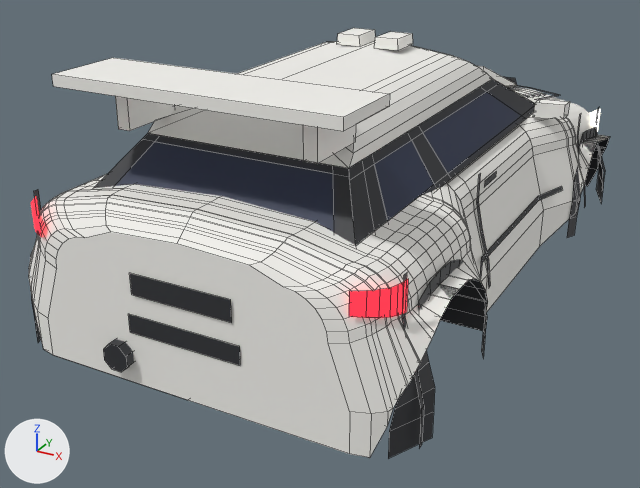
One commit to the FBX model assets/meshes/lynx/Lynx.fbx: the scene before it, then after it.
Rendered twice from a 50 mm lens placed at (6.49, -13.68, 5.36), pointed at (-0.53, -0.92, -1.01). The axes (+X, +Y, +Z) are drawn at lower left. The lights are the same throughout. The first picture is the older version. Mesh edges are drawn as thin lines on the coarser meshes.

In view in the first picture: 'ArchLip_RR', 'BumperRear', 'Cowl', 'Door_FR', 'Fender_RR', 'Opt_Wing_Rally_Wing', 'Opt_Wing_Rally_WingBlade', 'Pillars', 'RearWindow', 'Roof', 'Trunk', 'Window_FR' and 26 more.
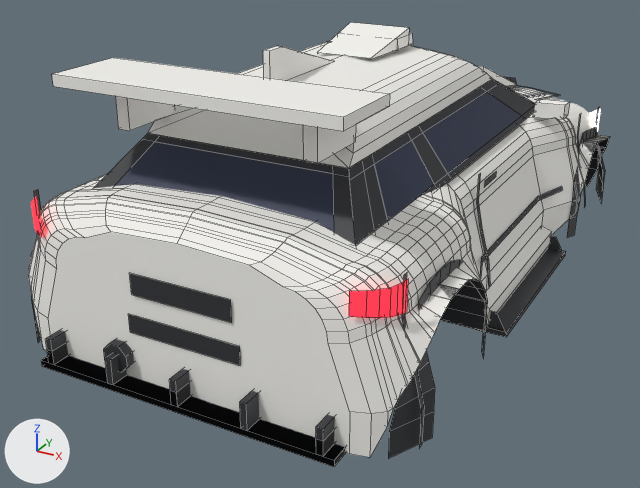
Pixel boxes (x1, y1, x2, y2) of what changed, in the pictures (640 x 488 px):
'Opt_Diffuser_Road_AccDiffuser', added: after (41, 344, 345, 467)
'Opt_Diffuser_Race_AccDiffuserRace', added: after (44, 330, 345, 466)
'Opt_Skirts_Blade_AccSideBlade_R', added: after (475, 236, 566, 337)
'Opt_Roof_Scoop_AccRoofScoop', added: after (317, 22, 409, 59)
'Opt_Skirts_Side_AccSkirt_R', added: after (486, 226, 551, 328)
'Opt_Roof_Fin_AccSharkFin', added: after (263, 46, 333, 80)

The change, as a list of edits to the scene's bpy script:
```text
Add me_opt_roof_fin_accsharkfin:
    me_opt_roof_fin_accsharkfin.from_pydata([(0.05, -3.05, 2.92), (0.05, -3.4, 2.92), (0.05, -3.4, 2.43), (0.05, -1.5, 2.43), (-0.05, -1.5, 2.43), (-0.05, -3.4, 2.43), (-0.05, -3.4, 2.92), (-0.05, -3.05, 2.92)], [], [(0, 1, 2, 3), (4, 5, 6, 7), (6, 1, 0, 7), (7, 0, 3, 4), (5, 2, 1, 6)])
    me_opt_roof_fin_accsharkfin.materials.append(mat_body)  # white #f7f6f1
Add me_opt_skirts_side_accskirt_r:
    me_opt_skirts_side_accskirt_r.from_pydata([(2.72, 1.75, -1.46), (2.88, 1.75, -1.46), (2.88, -1.75, -1.46), (2.72, -1.75, -1.46), (2.92, 1.75, -1.3), (2.92, -1.75, -1.3), (2.92, 1.75, -1.06), (2.92, -1.75, -1.06), (2.72, 1.75, -0.98), (2.72, -1.75, -0.98)], [], [(0, 1, 2, 3), (1, 4, 5, 2), (4, 6, 7, 5), (6, 8, 9, 7), (8, 6, 4, 1, 0), (3, 2, 5, 7, 9)])
    me_opt_skirts_side_accskirt_r.materials.append(mat_body)  # white #f7f6f1
Add me_opt_roof_scoop_accroofscoop:
    me_opt_roof_scoop_accroofscoop.from_pydata([(-0.48, -1.1, 2.44), (0.48, -1.1, 2.44), (0.55, 0.2, 2.72), (-0.55, 0.2, 2.72), (0.55, 0.2, 2.42), (0.48, -1.1, 2.42), (-0.48, -1.1, 2.42), (-0.55, 0.2, 2.42)], [], [(0, 1, 2, 3), (4, 2, 1, 5), (6, 0, 3, 7)])
    me_opt_roof_scoop_accroofscoop.materials.append(mat_body)  # white #f7f6f1
Add ob_opt_diffuser_road_accdiffuser:
    ob_opt_diffuser_road_accdiffuser = bpy.data.objects.new('Opt_Diffuser_Road_AccDiffuser', me_opt_diffuser_road_accdiffuser)  # a box spanning x -2.4..2.4, y -5.89..-5.34, z -1.44..-1.34; a box spanning x -2.25..-2.15, y -5.89..-5.34, z -1.34..-1.12; a box spanning x -0.05..0.05, y -5.89..-5.34, z -1.34..-1.12; a box spanning x 2.15..2.25, y -5.89..-5.34, z -1.34..-1.12; in mat_trim (dark grey #2f3035)
    ob_opt_diffuser_road_accdiffuser.location = (0.0, 0.0, 0.0)
Add ob_opt_roof_fin_accsharkfin:
    ob_opt_roof_fin_accsharkfin = bpy.data.objects.new('Opt_Roof_Fin_AccSharkFin', me_opt_roof_fin_accsharkfin)
    ob_opt_roof_fin_accsharkfin.location = (0.0, 0.0, 0.0)
Add ob_opt_diffuser_race_accdiffuserrace:
    ob_opt_diffuser_race_accdiffuserrace = bpy.data.objects.new('Opt_Diffuser_Race_AccDiffuserRace', me_opt_diffuser_race_accdiffuserrace)  # a box spanning x -2.4..2.4, y -5.89..-4.99, z -1.44..-1.34; a box spanning x -2.25..-2.15, y -5.89..-4.99, z -1.34..-0.94; a box spanning x -1.15..-1.05, y -5.89..-4.99, z -1.34..-0.94; a box spanning x -0.05..0.05, y -5.89..-4.99, z -1.34..-0.94; a box spanning x 1.05..1.15, y -5.89..-4.99, z -1.34..-0.94; a box spanning x 2.15..2.25, y -5.89..-4.99, z -1.34..-0.94; in mat_trim (dark grey #2f3035)
    ob_opt_diffuser_race_accdiffuserrace.location = (0.0, 0.0, 0.0)
Add ob_opt_skirts_side_accskirt_r:
    ob_opt_skirts_side_accskirt_r = bpy.data.objects.new('Opt_Skirts_Side_AccSkirt_R', me_opt_skirts_side_accskirt_r)
    ob_opt_skirts_side_accskirt_r.location = (0.0, 0.0, 0.0)
Add ob_opt_roof_scoop_accroofscoop:
    ob_opt_roof_scoop_accroofscoop = bpy.data.objects.new('Opt_Roof_Scoop_AccRoofScoop', me_opt_roof_scoop_accroofscoop)
    ob_opt_roof_scoop_accroofscoop.location = (0.0, 0.0, 0.0)
Add ob_opt_skirts_blade_accsideblade_r:
    ob_opt_skirts_blade_accsideblade_r = bpy.data.objects.new('Opt_Skirts_Blade_AccSideBlade_R', me_opt_skirts_blade_accsideblade_r)  # 16 vertices, 8 faces; spans x 2.72..3.22, y -1.75..1.75, z -1.48..-1.12; in mat_trim (dark grey #2f3035)
    ob_opt_skirts_blade_accsideblade_r.location = (0.0, 0.0, 0.0)
```
